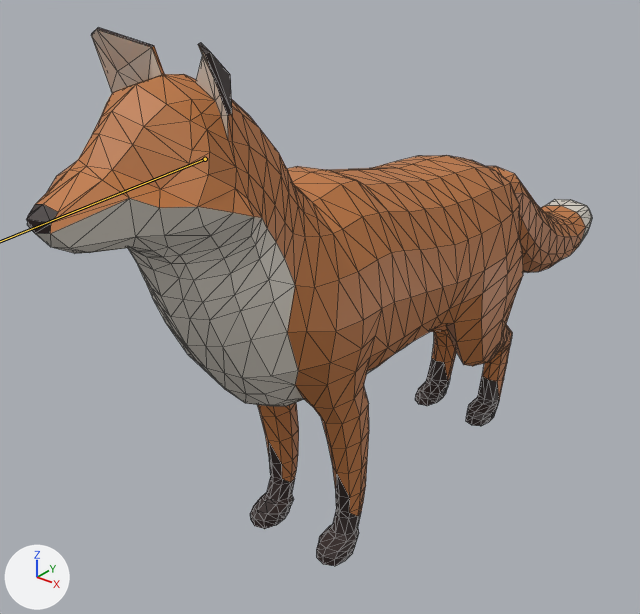
The glTF model assets/models/fox.gltf: old version first, new version second.
Camera for both pictures: a 50 mm camera at (0.684, -1.006, 0.901) aimed at (-0.099, -0.027, 0.295). Lighting does not change. The marker at lower left points along +X, +Y and +Z. Both versions are drawn at frame 24 of the action 'Idle'; the numbers are the values there. The bones that change are drawn over the model as lines. Mesh edges are drawn as thin lines.
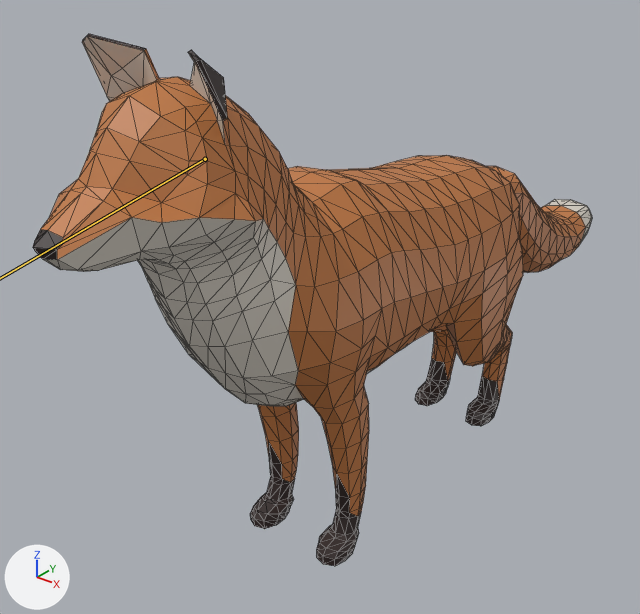
What the commit changed:
Bone 'Bone.002' (bone_bone_002) turns from (-27, 0, 0) to (-19, 0, 0) degrees about its own x, y and z.

Pixel boxes (x1, y1, x2, y2) of what changed, in the pictures (640 x 614 px):
'Cylinder', posed: before (26, 27, 592, 566); after (33, 34, 592, 566)
